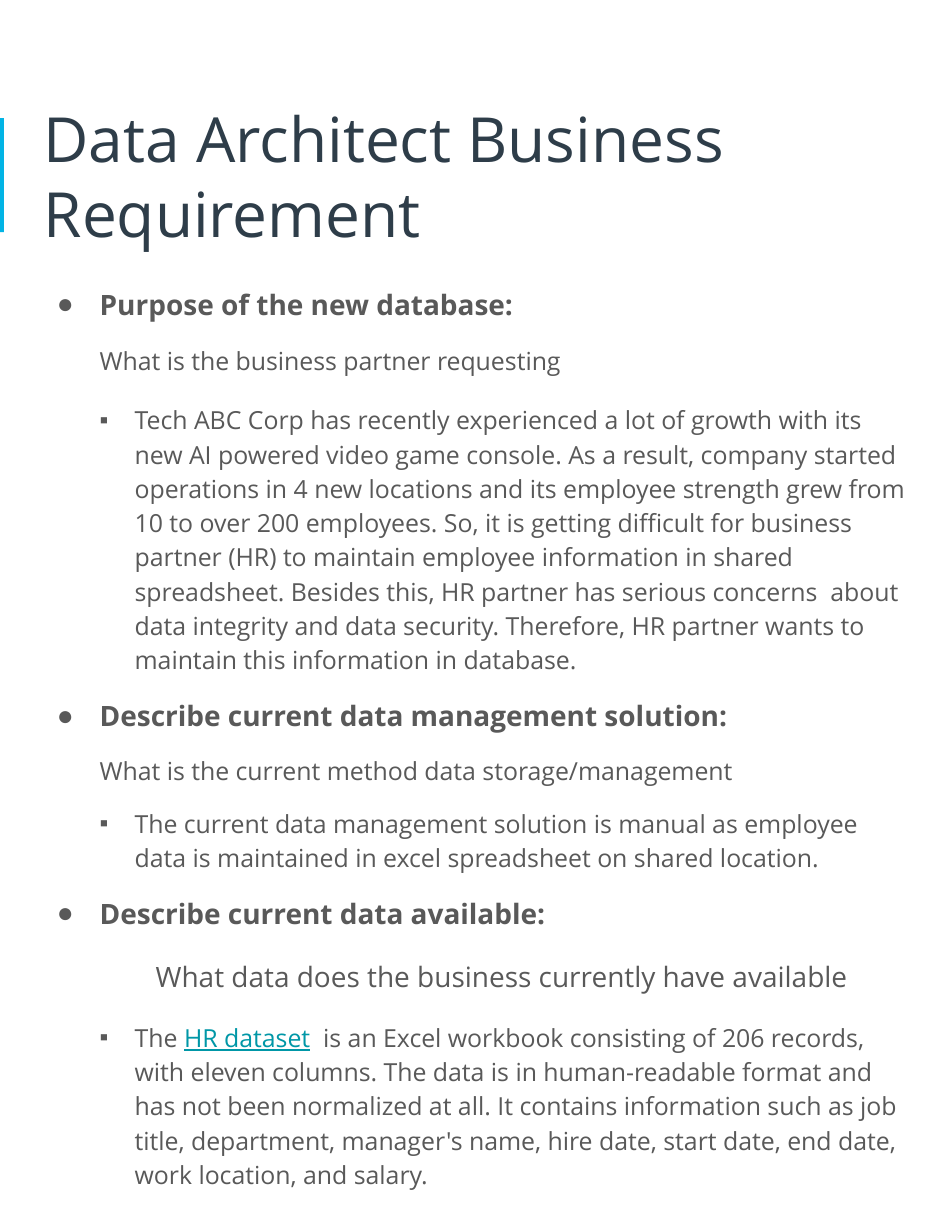
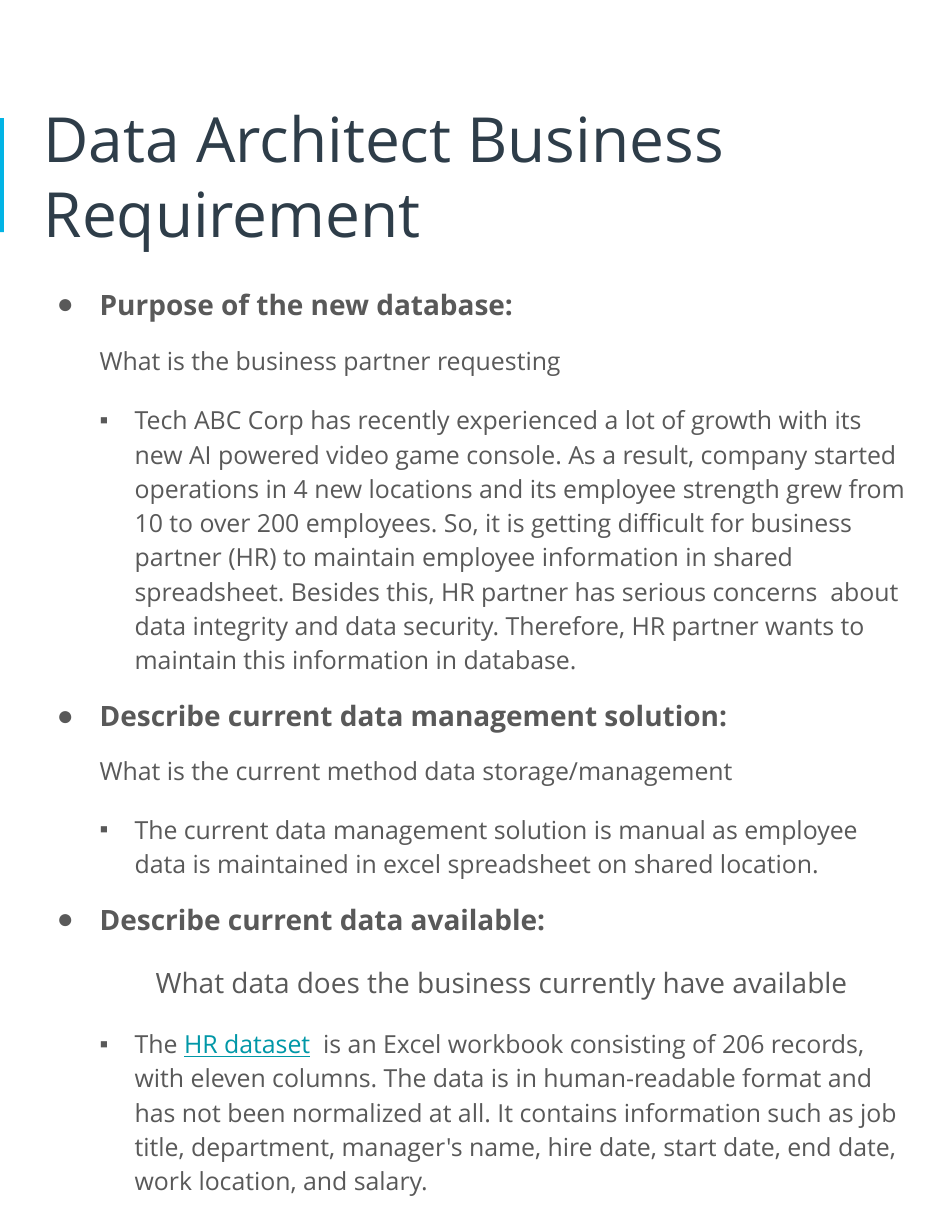
Before and after one commit to arpitsharma9/da-ud-design_hr_db, a slide deck: slide 4 of HR_Dataset_Assignment.pptx. Drawn at 952x1232 pixels with LibreOffice and Linux fonts; fonts in the diff are those of the drawing. Boxes give left, top, right and bottom in pixels: in the first picture for what was removed or moved away, otherwise in the second. Text is boxed around its words. In the diff, an @@ line names an element or a change of style, - is before the commit and + after.

```diff
--- a/HR_Dataset_Assignment.pptx
+++ b/HR_Dataset_Assignment.pptx
@@ text at bbox=[135, 820, 857, 879]: list level 1 to 2 in "The current data management solution ..." @@
```
Also in this commit, not shown: 5 other slides changed, 2 slides added.
